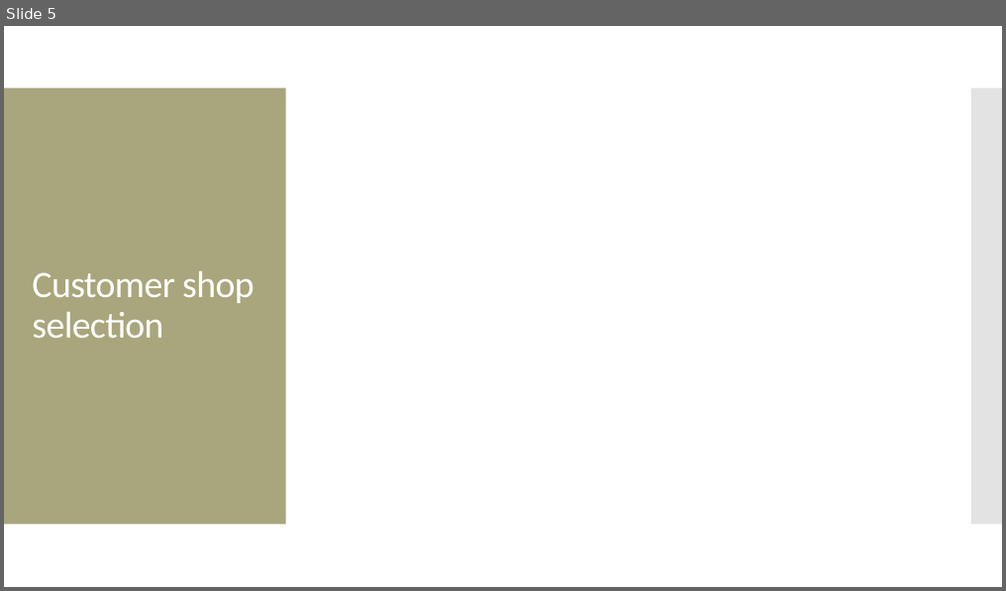
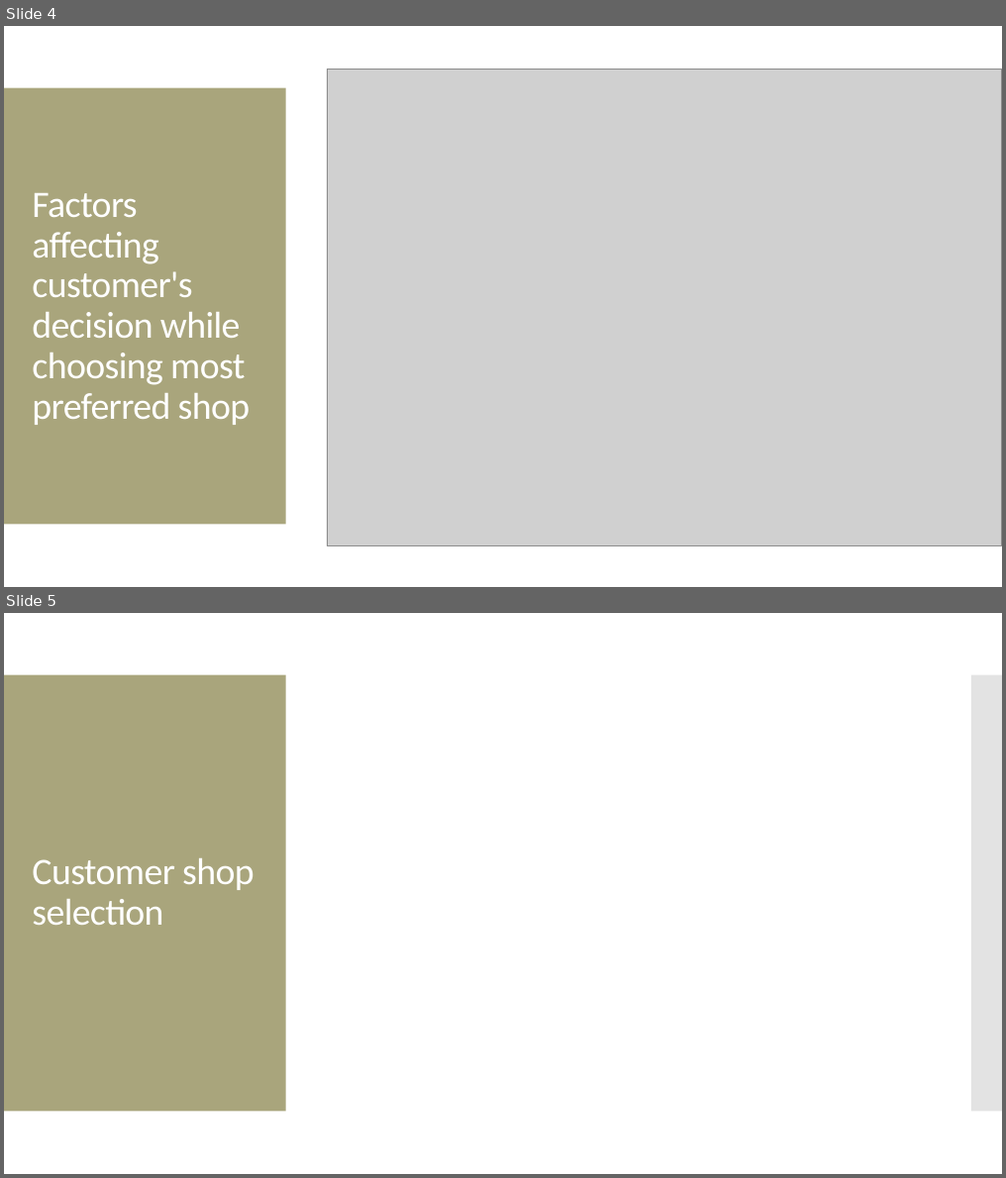
Before and after one commit to Rspawar/Data-Science-with-R, a slide deck: Screencast_Presentation.pptx. Shown one above the other, each under a label of ours: slide 5 before the commit, slides 4 and 5 after it. The pictures are 1006x591 and 1006x1178 pixels, drawn with LibreOffice and Linux fonts; fonts in the diff are those of the drawing; grey boxes stand for pictures. Boxes give left, top, right and bottom in pixels: in the first picture for what was removed or moved away, otherwise in the second. Text is boxed around its words. In the diff, an @@ line names an element or a change of style, - is before the commit and + after.

```diff
--- a/Screencast_Presentation.pptx
+++ b/Screencast_Presentation.pptx
@@ slide 4 added at [4,26,1002,587], background #FFFFFF; not listed: 2 template elements that a slide beside it also shows @@
@@ picture added at [327,69,1002,547] @@
@@ title added at [32,193,251,425], 36 pt, text #FFFFFF @@
+Factors affecting customer's decision while choosing most preferred shop
```
Also in this commit, not shown: 1 slide changed, 1 slide removed, 4 other files.
